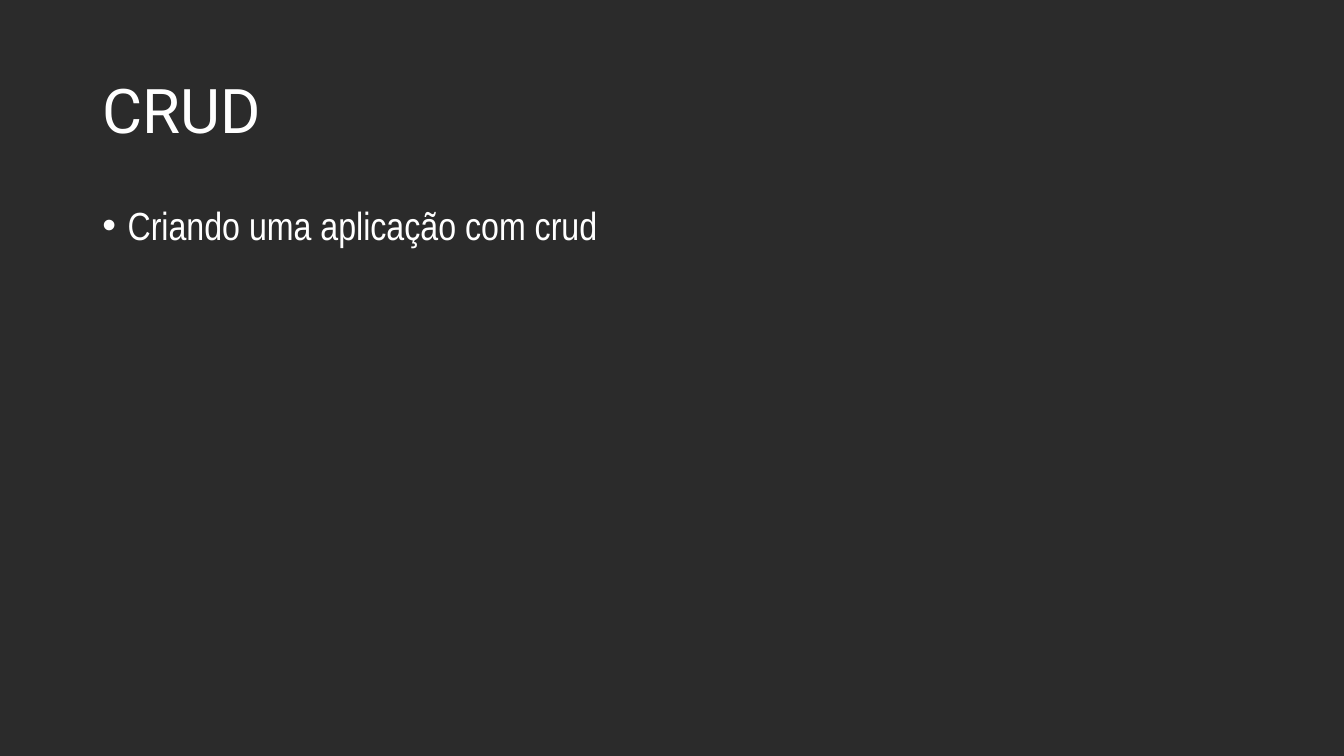
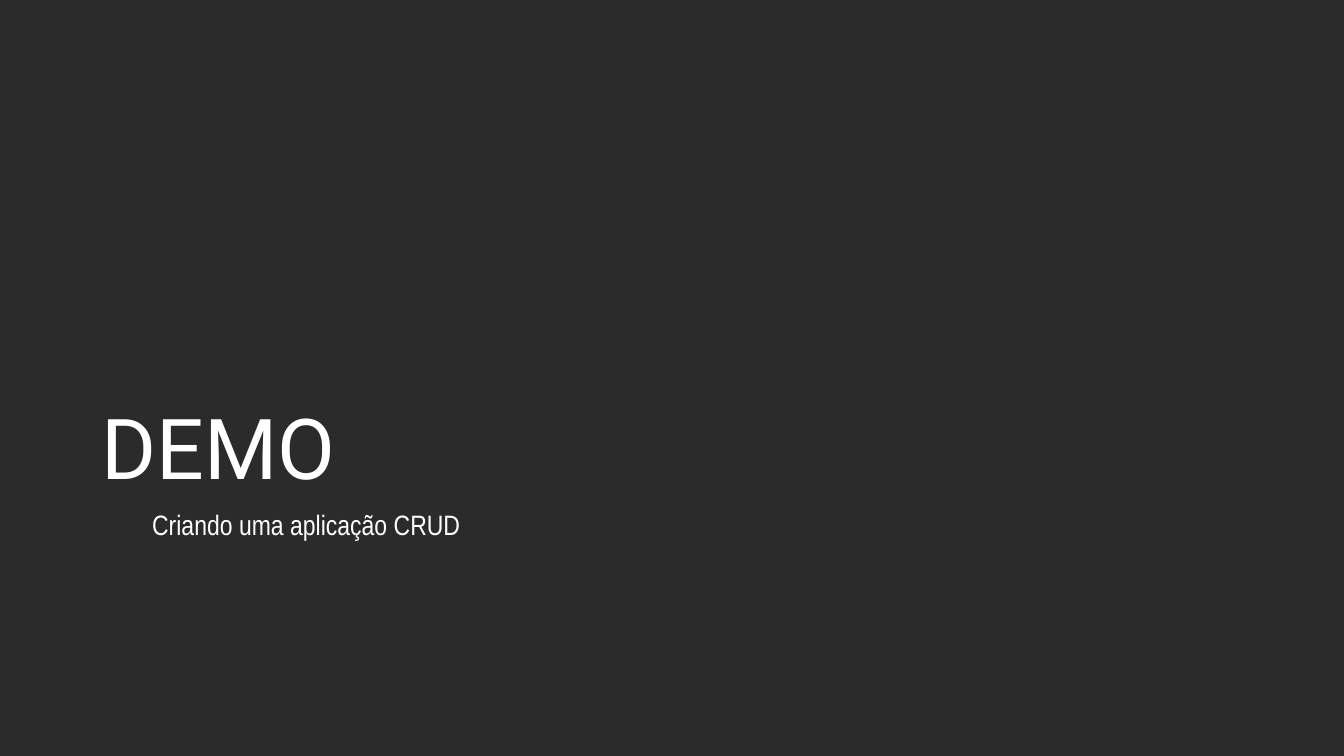
Before and after one commit to andrebaltieri/5485, a slide deck: slide 32 of ppts/Modulo 4/5485 - M04A01.pptx (slide 20 before the commit). Drawn at 1344x756 pixels with LibreOffice and Linux fonts; fonts in the diff are those of the drawing; background and template pictures are left out; a plain dark background stands for a picture behind light text. Boxes give left, top, right and bottom in pixels: in the first picture for what was removed or moved away, otherwise in the second. Text is boxed around its words. In the diff, an @@ line names an element or a change of style, - is before the commit and + after.

```diff
--- a/ppts/Modulo 4/5485 - M04A01.pptx
+++ b/ppts/Modulo 4/5485 - M04A01.pptx
@@ title removed at <box>102,88,260,134</box> @@
-CRUD
@@ title added at <box>102,418,336,480</box>, 60 pt, text #FFFFFF @@
+DEMO
@@ text at <box>152,514,460,540</box>: text changed; size 28 to 20 pt @@
-• Criando uma aplicação com crud
+  Criando uma aplicação CRUD
```
Also in this commit, not shown: 1 other slide changed, 13 slides added, 2 slides removed, 6 other files.
